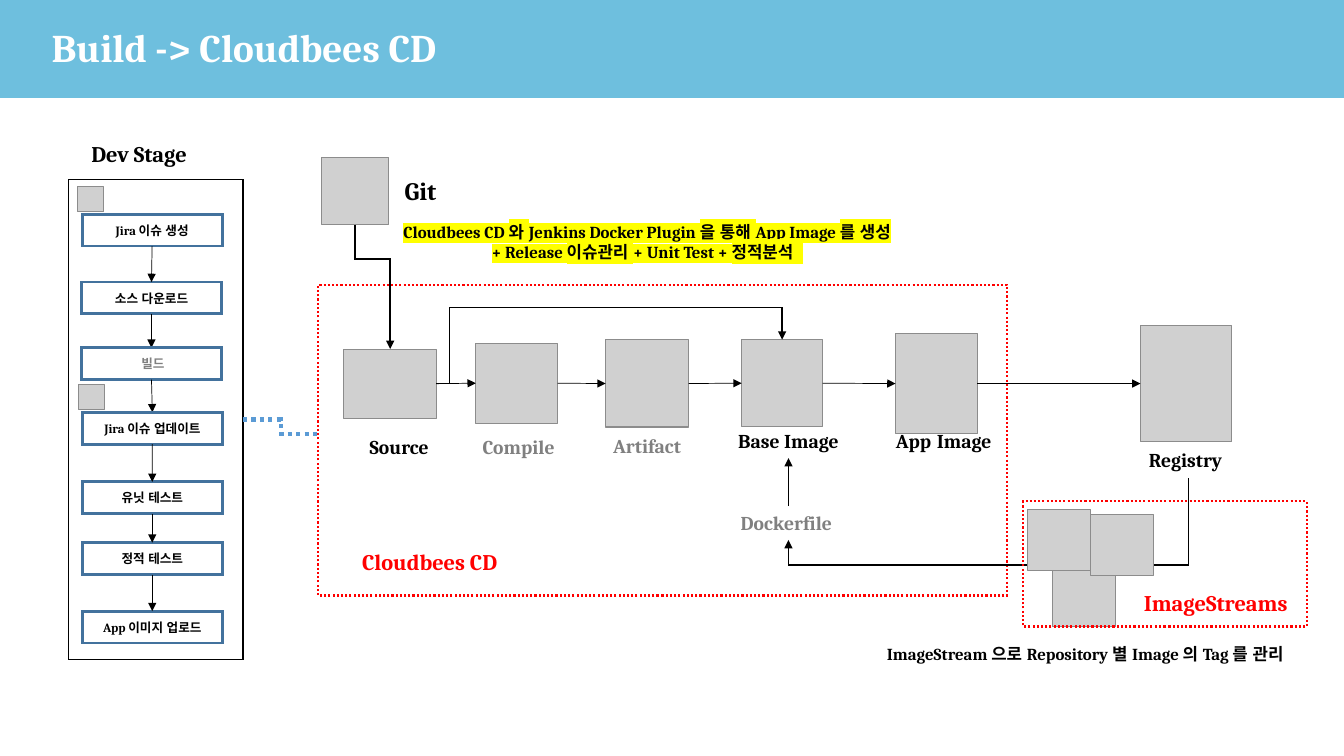
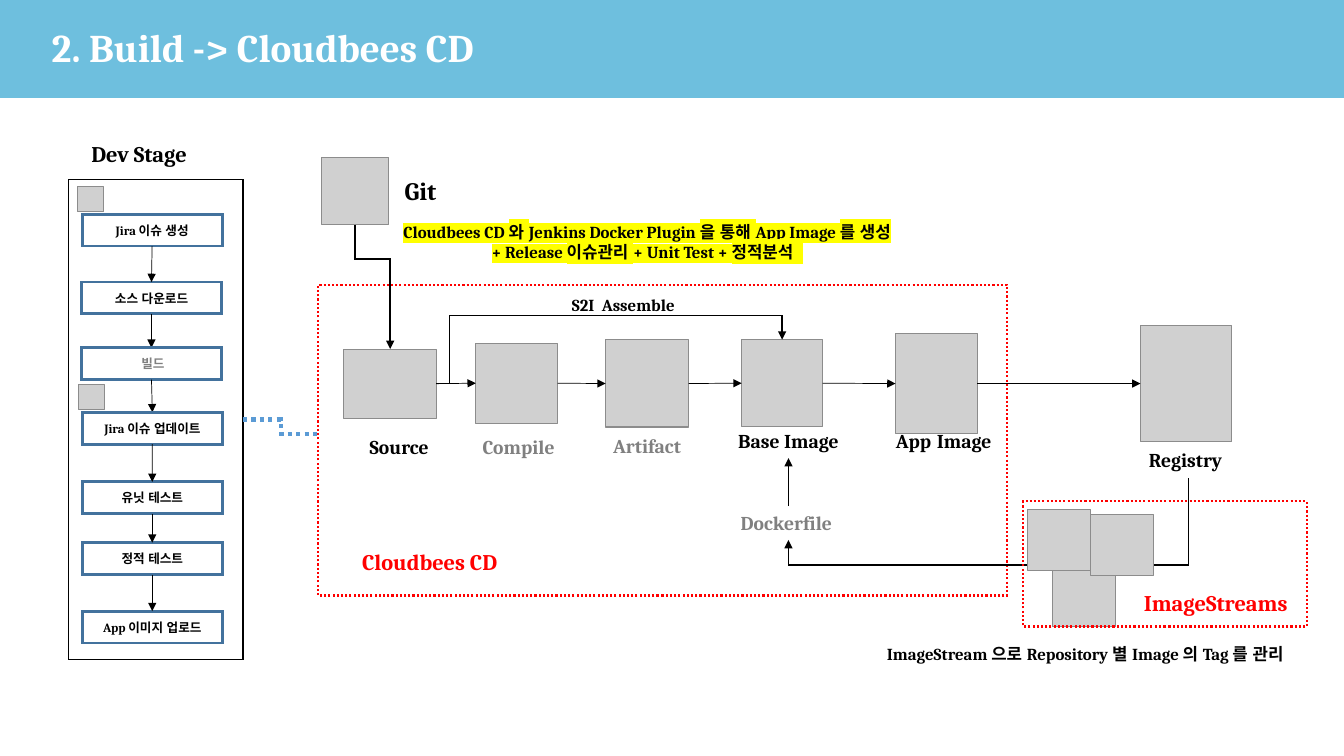
Before and after one commit to kin3303/DDI_OPENSHIFT, a slide deck: slide 4 of CICD 표준화작업 - DDP.pptx. Drawn at 1344x756 pixels with LibreOffice and Linux fonts; fonts in the diff are those of the drawing; grey boxes stand for pictures; background and template pictures are left out. Boxes give left, top, right and bottom in pixels: in the first picture for what was removed or moved away, otherwise in the second. Text is boxed around its words. In the diff, an @@ line names an element or a change of style, - is before the commit and + after.

```diff
--- a/CICD 표준화작업 - DDP.pptx
+++ b/CICD 표준화작업 - DDP.pptx
@@ title at (52,35,474,63): text changed @@
-Build -> Cloudbees CD
+2. Build -> Cloudbees CD
@@ text added at (572,299,675,311), 12 pt, text #000000, bold @@
+S2I Assemble
@@ elbow arrow (437, 384) - (782, 340): route changed @@
```
Also in this commit, not shown: 8 other slides changed.
